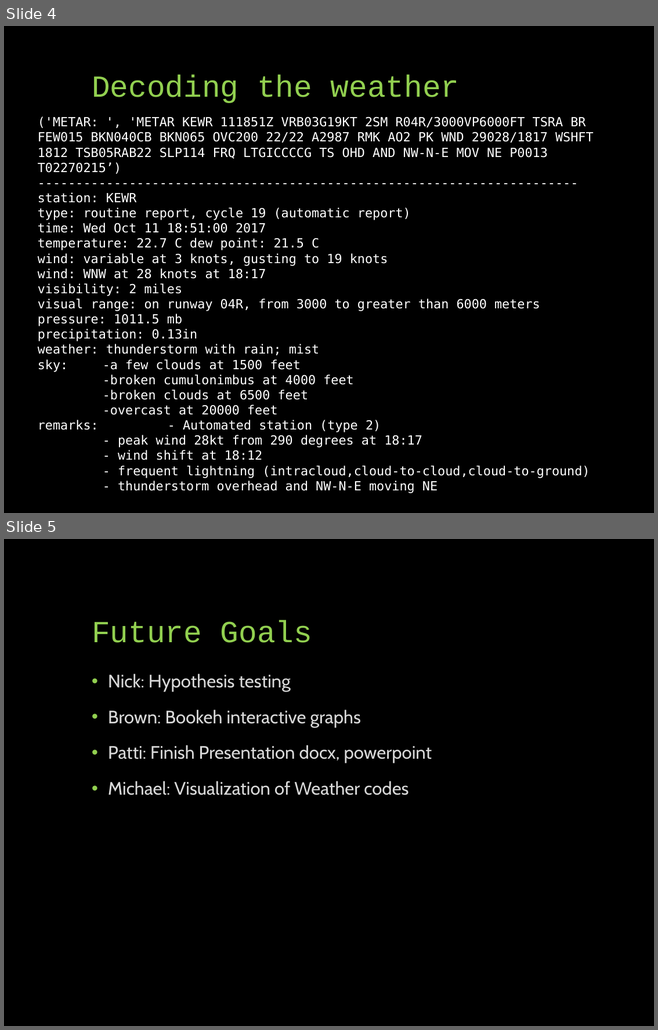
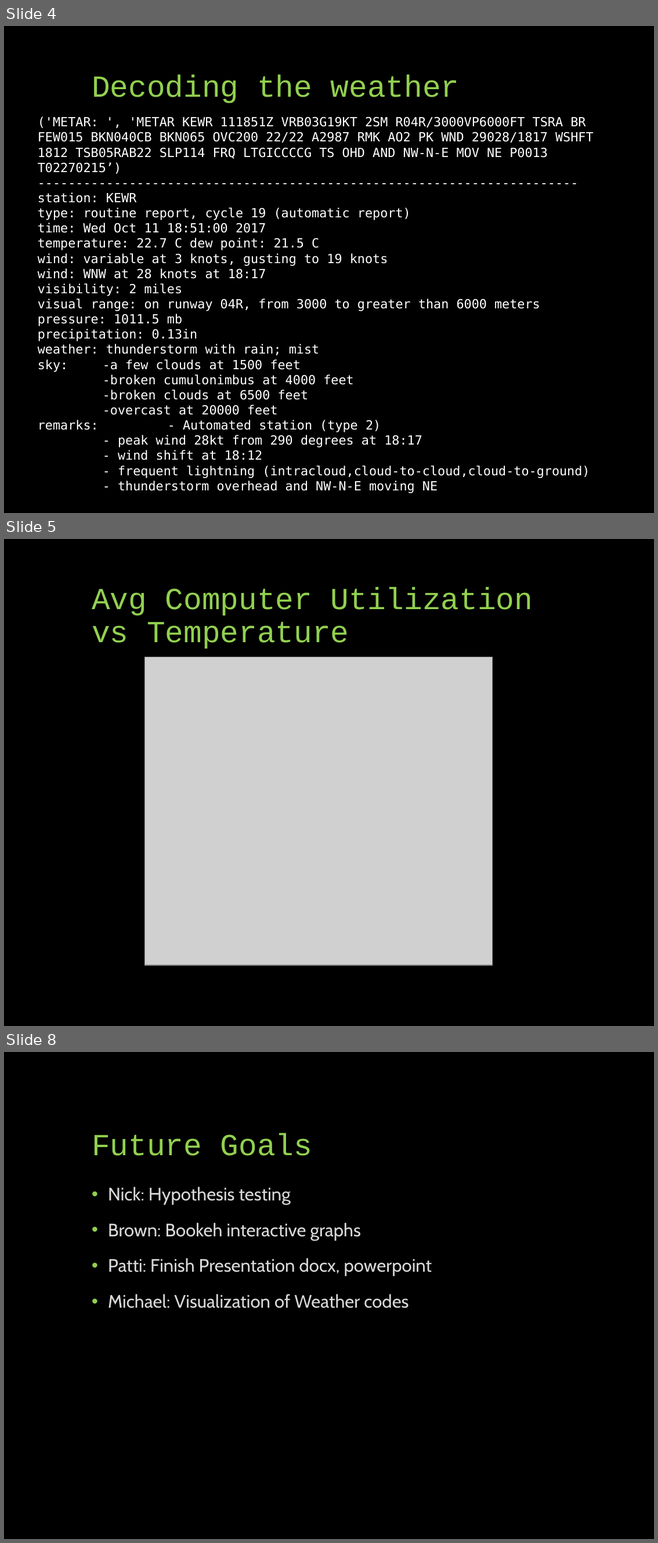
Before and after one commit to UNCG-CSE/Library-Computer-Usage-Analysis, a slide deck: docs/Computers in the Libraries.pptx. Shown one above the other, each under a label of ours: slides 4 and 5 before the commit, slides 4, 5 and 8 after it; the slides between them are not shown. The pictures are 658x1030 and 658x1543 pixels, drawn with LibreOffice and Linux fonts; fonts in the diff are those of the drawing; grey boxes stand for pictures. Boxes give left, top, right and bottom in pixels: in the first picture for what was removed or moved away, otherwise in the second. Text is boxed around its words. In the diff, an @@ line names an element or a change of style, - is before the commit and + after.

```diff
--- a/docs/Computers in the Libraries.pptx
+++ b/docs/Computers in the Libraries.pptx
@@ slide 5 added at (4, 539, 654, 1026), background #000000 @@
@@ title added at (92, 588, 532, 649), 34 pt, text #92D050 @@
+Avg Computer Utilization vs Temperature
@@ picture added at (145, 657, 492, 966) @@
@@ what was slide 5 is now slide 8 @@
```
Also in this commit, not shown: 2 other slides added.
